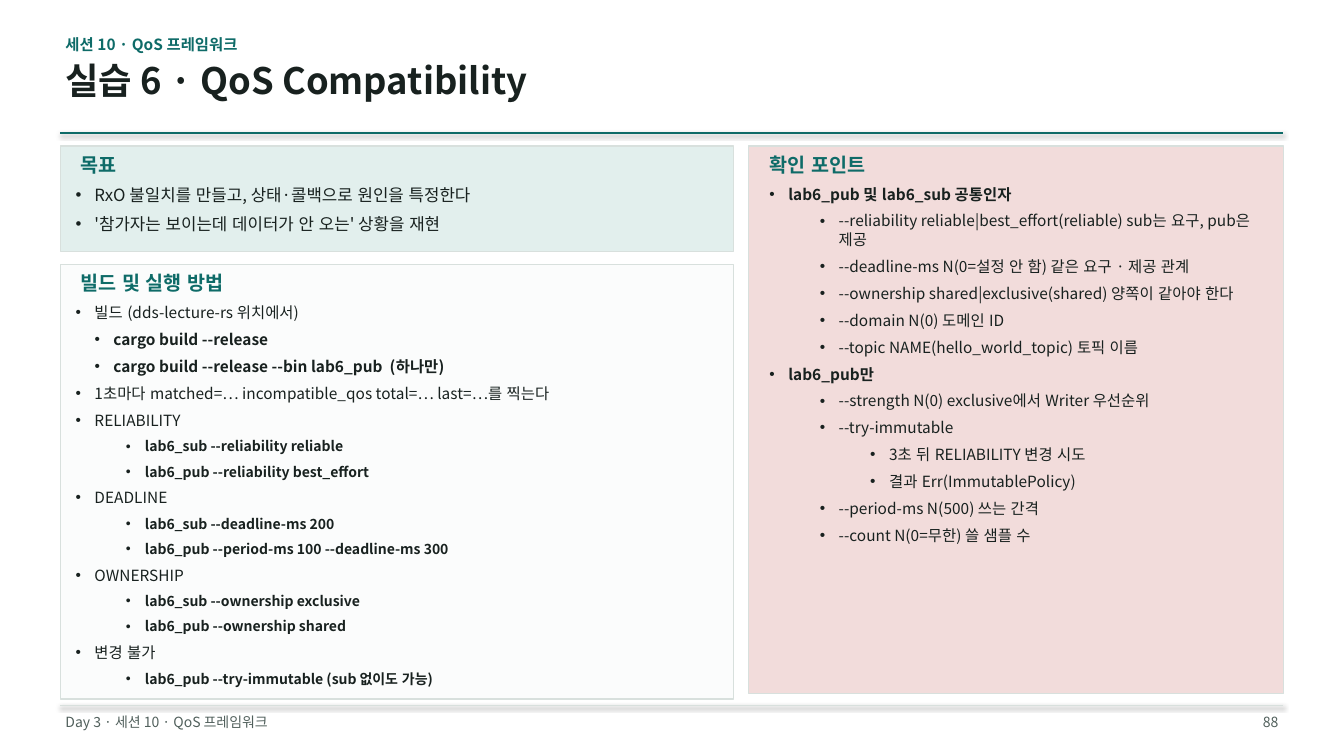
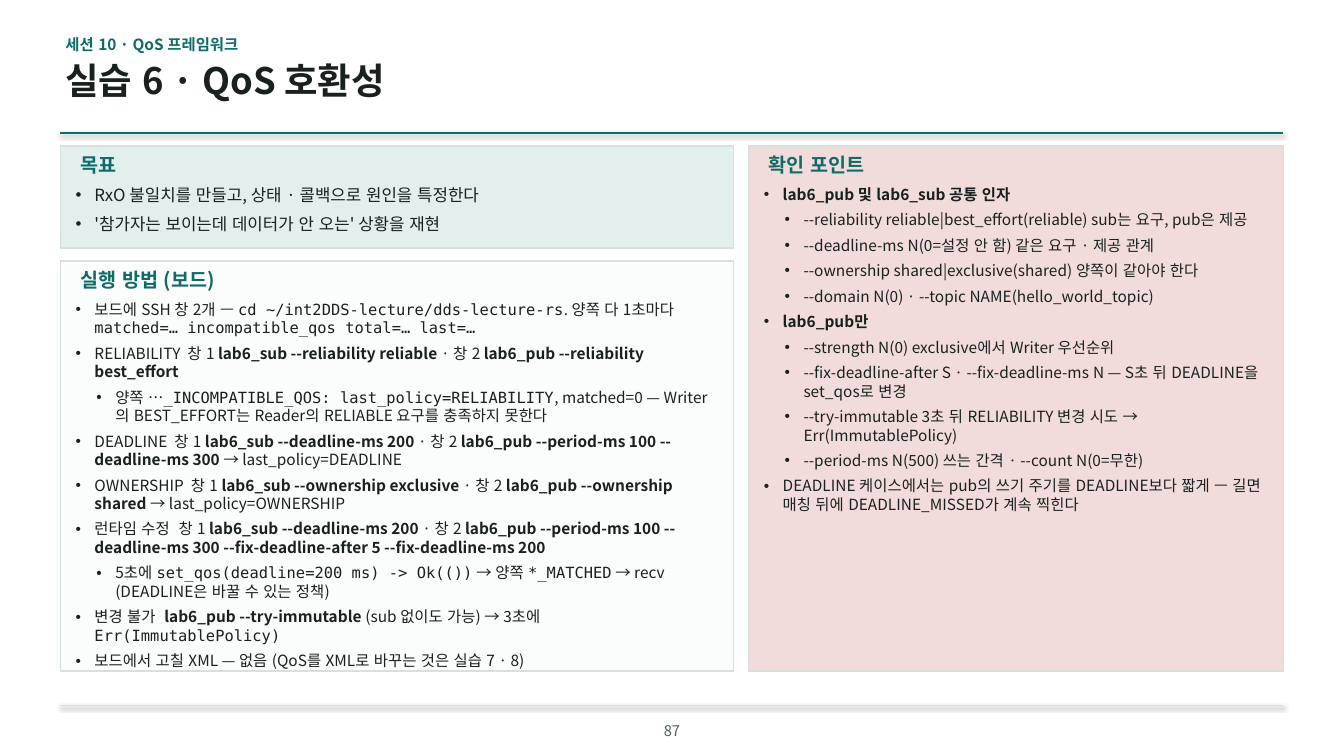
Before and after one commit to IntellectusCorp/int2DDS-lecture, a slide deck: slide 87 of int2dds-lecture-for-beginner.pptx (slide 88 before the commit). Drawn at 1344x756 pixels with LibreOffice and Linux fonts; fonts in the diff are those of the drawing; background and template pictures are left out. Boxes give left, top, right and bottom in pixels: in the first picture for what was removed or moved away, otherwise in the second. Text is boxed around its words. In the diff, an @@ line names an element or a change of style, - is before the commit and + after.

```diff
--- a/int2dds-lecture-for-beginner.pptx
+++ b/int2dds-lecture-for-beginner.pptx
@@ text at box(65, 63, 384, 102): text changed @@
-실습 6 · QoS Compatibility
+실습 6 · QoS 호환성
@@ rectangle: place and size @@
-rectangle at box(749, 146, 1285, 694)
+rectangle at box(749, 146, 1285, 671)
@@ text at box(94, 187, 479, 204): spaces changed @@
-• RxO 불일치를 만들고, 상태·콜백으로 원인을 특정한다
+• RxO 불일치를 만들고, 상태 · 콜백으로 원인을 특정한다
@@ text at box(783, 187, 1010, 204): text changed @@
-• lab6_pub 및 lab6_sub 공통인자
+• lab6_pub 및 lab6_sub 공통 인자
@@ text at box(783, 212, 1247, 357): indent changed; less space between paragraphs @@
@@ rectangle: place and size @@
-rectangle at box(60, 264, 734, 699)
+rectangle at box(60, 261, 734, 671)
@@ text at box(81, 270, 215, 291): text changed @@
-빌드 및 실행 방법
+실행 방법 (보드)
@@ text at box(804, 289, 1154, 306): text changed @@
-  • --domain N(0) 도메인 ID
-  • --topic NAME(hello_world_topic) 토픽 이름
+  • --domain N(0) · --topic NAME(hello_world_topic)
@@ text at box(94, 302, 674, 669): text changed; size 10 to 11 pt; bold off @@
-• 빌드 (dds-lecture-rs 위치에서)
-• cargo build --release
-• cargo build --release --bin lab6_pub (하나만)
-• 1초마다 matched=… incompatible_qos total=… last=…를 찍는다
-• RELIABILITY
-  • lab6_sub --reliability reliable
-  • lab6_pub --reliability best_effort
-• DEADLINE
-  • lab6_sub --deadline-ms 200
-  • lab6_pub --period-ms 100 --deadline-ms 300
-• OWNERSHIP
-  • lab6_sub --ownership exclusive
-  • lab6_pub --ownership shared
-• 변경 불가
-  • lab6_pub --try-immutable (sub 없이도 가능)
+• 보드에 SSH 창 2개 — cd ~/int2DDS-lecture/dds-lecture-rs. 양쪽 다 1초마다 matched=… incompatible_qos total=… last=…
+• RELIABILITY 창 1 lab6_sub --reliability reliable · 창 2 lab6_pub --reliability best_effort
+  • 양쪽 …_INCOMPATIBLE_QOS: last_policy=RELIABILITY, matched=0 — Writer의 BEST_EFFORT는 Reader의 RELIABLE 요구를 충족하지 못한다
+• DEADLINE 창 1 lab6_sub --deadline-ms 200 · 창 2 lab6_pub --period-ms 100 --deadline-ms 300 → last_policy=DEADLINE
+• OWNERSHIP 창 1 lab6_sub --ownership exclusive · 창 2 lab6_pub --ownership shared → last_policy=OWNERSHIP
+• 런타임 수정 창 1 lab6_sub --deadline-ms 200 · 창 2 lab6_pub --period-ms 100 --deadline-ms 300 --fix-deadline-after 5 --fix-deadline-ms 200
+  • 5초에 set_qos(deadline=200 ms) -> Ok(()) → 양쪽 *_MATCHED → recv (DEADLINE은 바꿀 수 있는 정책)
+• 변경 불가 lab6_pub --try-immutable (sub 없이도 가능) → 3초에 Err(ImmutablePolicy)
+• 보드에서 고칠 XML — 없음 (QoS를 XML로 바꾸는 것은 실습 7 · 8)
@@ text at box(783, 365, 1260, 512): text changed @@
-  • --try-immutable
-    • 3초 뒤 RELIABILITY 변경 시도
-    • 결과 Err(ImmutablePolicy)
-  • --period-ms N(500) 쓰는 간격
-  • --count N(0=무한) 쓸 샘플 수
+  • --fix-deadline-after S · --fix-deadline-ms N — S초 뒤 DEADLINE을 set_qos로 변경
+  • --try-immutable 3초 뒤 RELIABILITY 변경 시도 → Err(ImmutablePolicy)
+  • --period-ms N(500) 쓰는 간격 · --count N(0=무한)
+• DEADLINE 케이스에서는 pub의 쓰기 주기를 DEADLINE보다 짧게 — 길면 매칭 뒤에 DEADLINE_MISSED가 계속 찍힌다
@@ text removed at box(65, 715, 268, 730) @@
-Day 3 · 세션 10 · QoS 프레임워크
@@ page number removed at box(1263, 716, 1279, 727) @@
-88
@@ page number added at box(664, 725, 680, 736), 10.5 pt, text #51605C @@
+87
```
Also in this commit, not shown: 111 other slides changed, 7 slides added, 10 slides removed, 1 other file.
